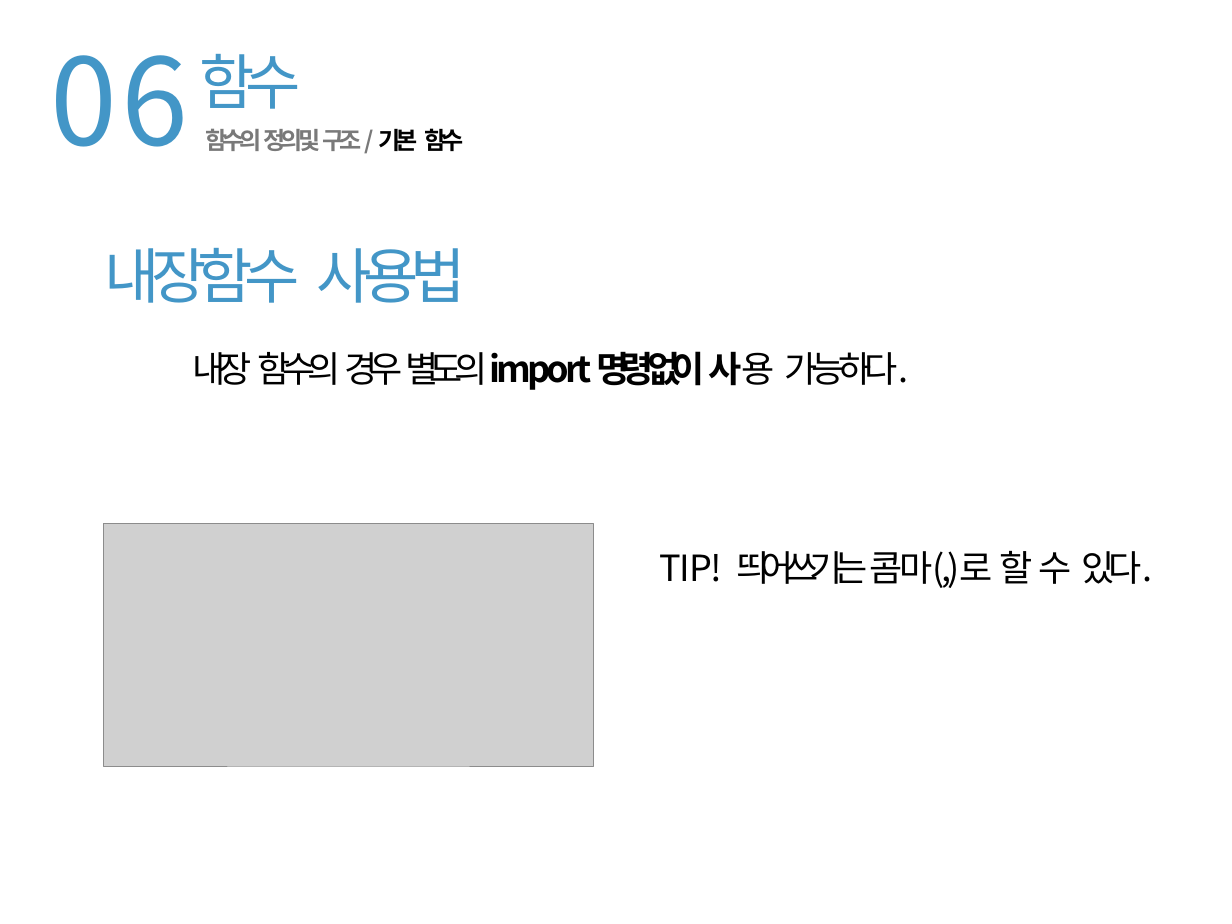
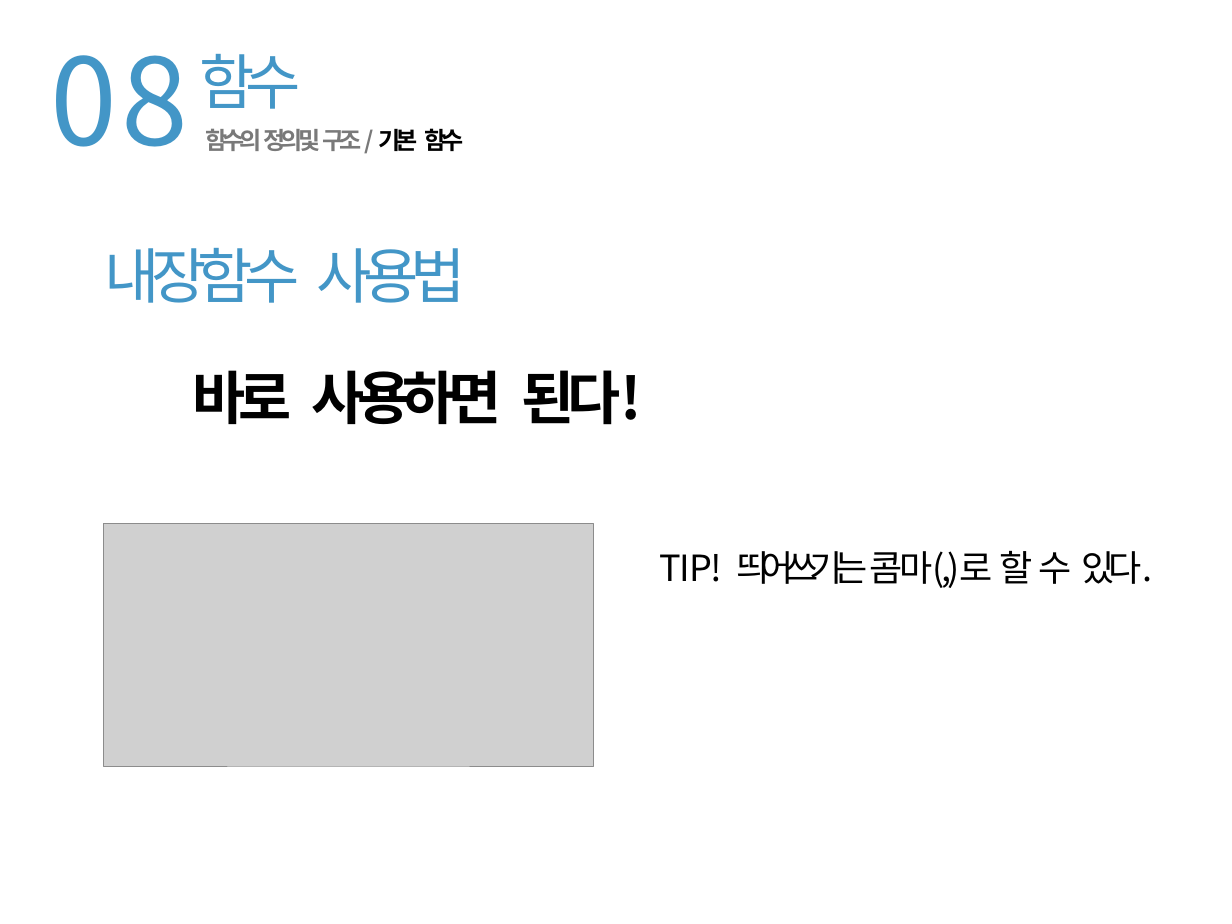
Before and after one commit to hanyang-software-volunteerer/2017-09-software-volunteerer, a slide deck: slide 88 of ppt-for-edit/2017소프트웨어봉사단_0404 (1).pptx (slide 46 before the commit). Drawn at 1232x924 pixels with LibreOffice and Linux fonts; fonts in the diff are those of the drawing; grey boxes stand for pictures. Boxes give left, top, right and bottom in pixels: in the first picture for what was removed or moved away, otherwise in the second. Text is boxed around its words. In the diff, an @@ line names an element or a change of style, - is before the commit and + after.

```diff
--- a/ppt-for-edit/2017소프트웨어봉사단_0404 (1).pptx
+++ b/ppt-for-edit/2017소프트웨어봉사단_0404 (1).pptx
@@ text at [50, 55, 188, 147]: text changed @@
-06
+08
@@ text at [193, 370, 642, 425]: text changed; size 30 to 48 pt; bold on @@
-내장 함수의 경우 별도의 import 명령 없이 사용 가능하다.
+바로 사용하면 된다!
```
Also in this commit, not shown: 49 other slides changed, 2 slides added, 5 slides removed, 2 other files.
